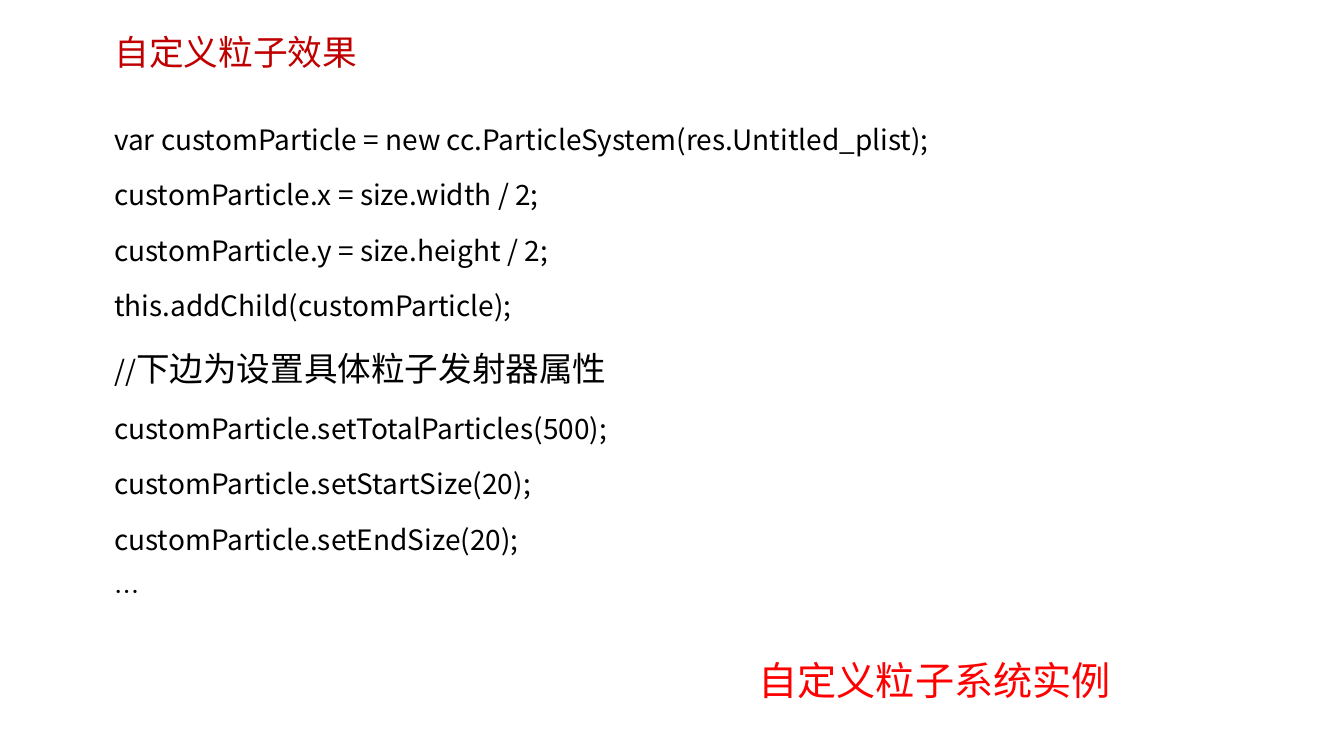
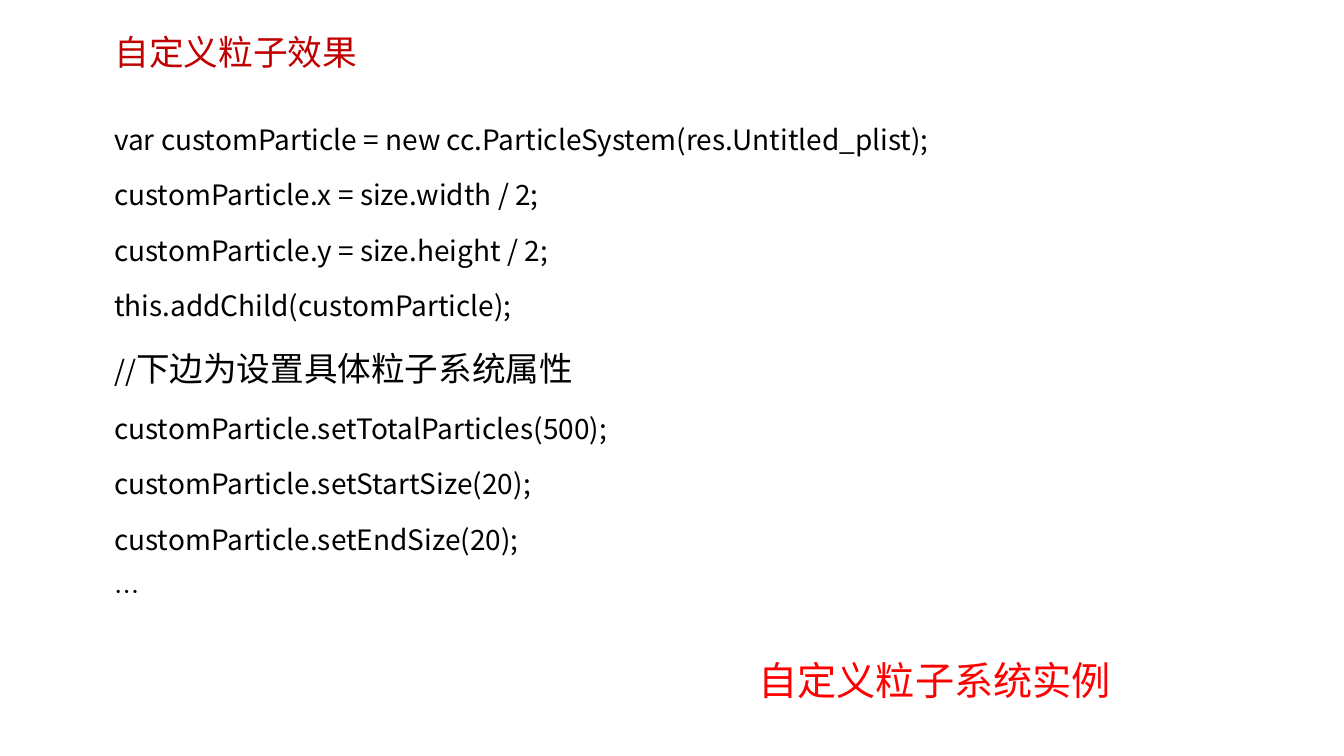
Before and after one commit to edu2act/course-H5-Animation-and-Game-Development, a slide deck: slide 5 of 课程PPT/（13）粒子系统与网络交互.ppt. Drawn at 1344x756 pixels with LibreOffice and Linux fonts; fonts in the diff are those of the drawing; background and template pictures are left out. Boxes give left, top, right and bottom in pixels: in the first picture for what was removed or moved away, otherwise in the second. Text is boxed around its words. In the diff, an @@ line names an element or a change of style, - is before the commit and + after.

```diff
--- a/课程PPT/（13）粒子系统与网络交互.ppt
+++ b/课程PPT/（13）粒子系统与网络交互.ppt
@@ text at <box>136,352,573,384</box>: text changed @@
-//下边为设置具体粒子发射器属性
+//下边为设置具体粒子系统属性
```
Also in this commit, not shown: 4 other files.
